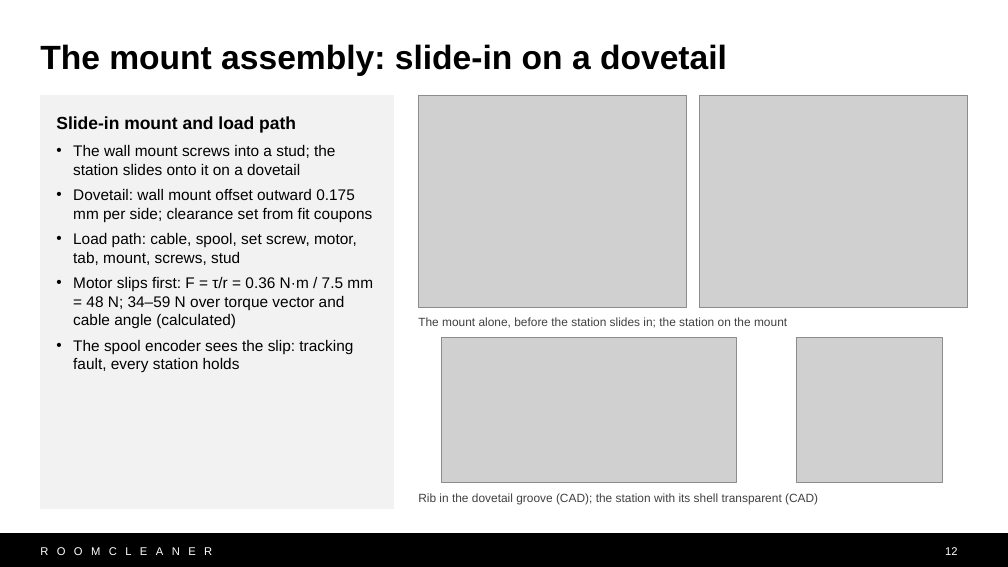
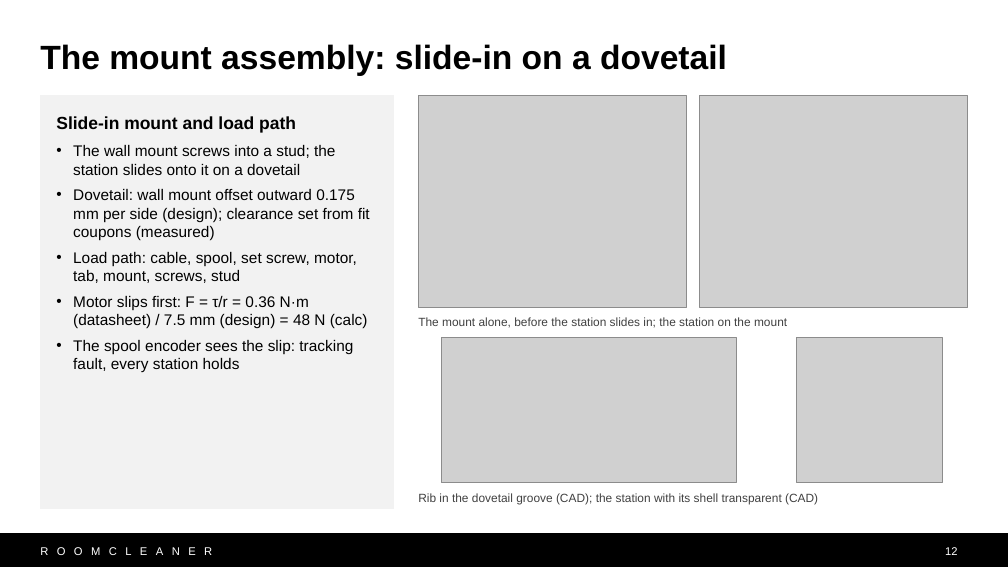
Before and after one commit to Jaspario1199/RoomCleaner, a slide deck: slide 12 of docs/presentation/deck_v10/RoomCleaner_Buntinx_v10.pptx. Drawn at 1008x567 pixels with LibreOffice and Linux fonts; fonts in the diff are those of the drawing; grey boxes stand for pictures. Boxes give left, top, right and bottom in pixels: in the first picture for what was removed or moved away, otherwise in the second. Text is boxed around its words. In the diff, an @@ line names an element or a change of style, - is before the commit and + after.

```diff
--- a/docs/presentation/deck_v10/RoomCleaner_Buntinx_v10.pptx
+++ b/docs/presentation/deck_v10/RoomCleaner_Buntinx_v10.pptx
@@ text in rectangle at [73, 189, 370, 241]: text changed @@
-• Dovetail: wall mount offset outward 0.175 mm per side; clearance set from fit coupons
+• Dovetail: wall mount offset outward 0.175 mm per side (design); clearance set from fit coupons (measured)
@@ text in rectangle at [73, 296, 368, 329]: text changed @@
-• Motor slips first: F = τ/r = 0.36 N·m / 7.5 mm = 48 N; 34–59 N over torque vector and cable angle (calculated)
+• Motor slips first: F = τ/r = 0.36 N·m (datasheet) / 7.5 mm (design) = 48 N (calc)
```
Also in this commit, not shown: 12 other slides changed, 14 other files.
